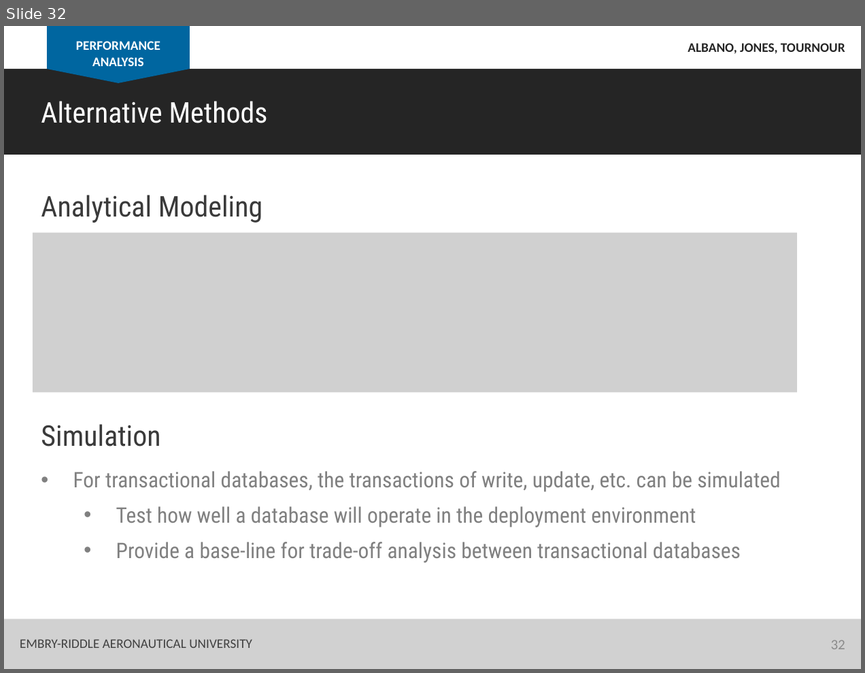
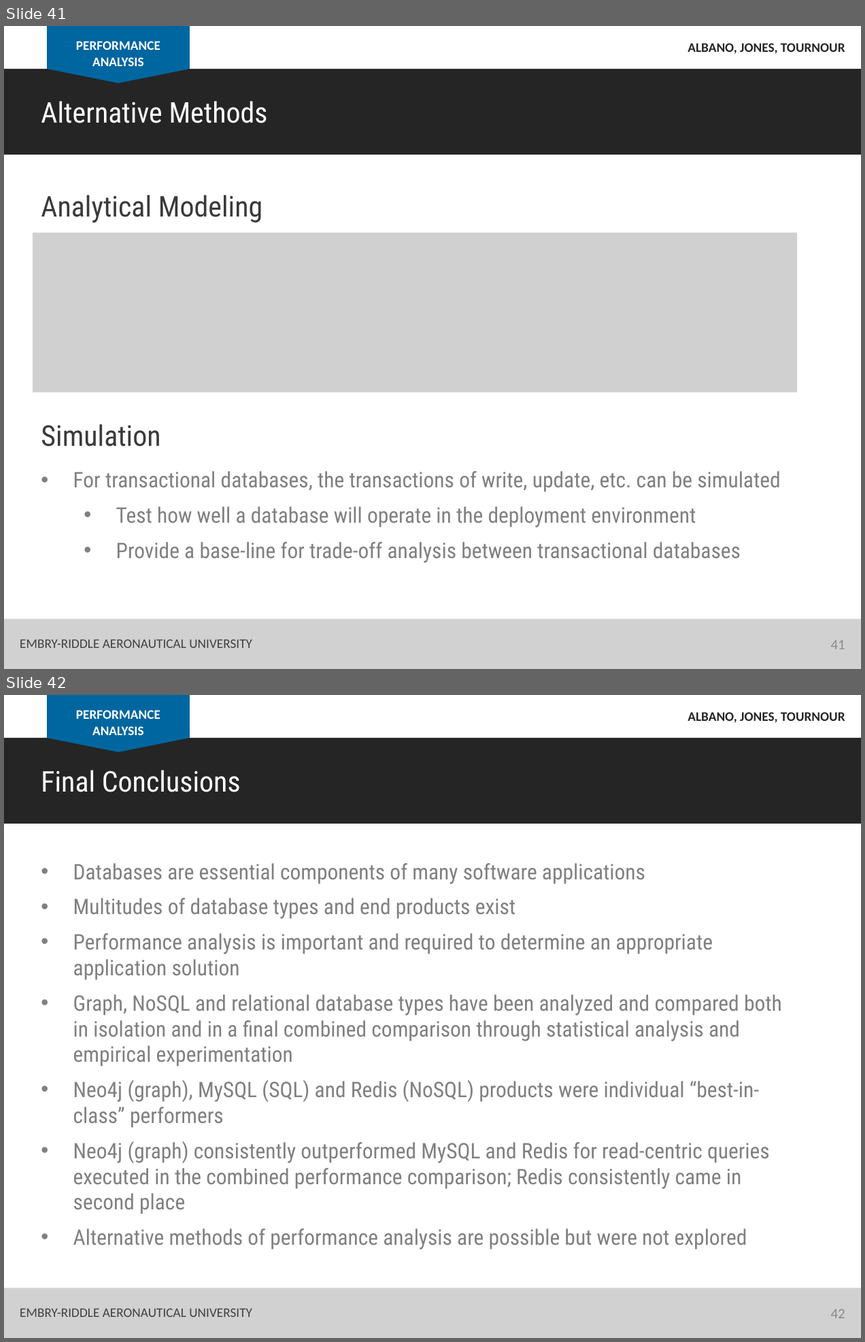
Before and after one commit to albanoj2/se655_final_project, a slide deck: docs/In_class_presentation.pptx. Shown one above the other, each under a label of ours: slide 32 before the commit, slides 41 and 42 after it. The pictures are 865x673 and 865x1342 pixels, drawn with LibreOffice and Linux fonts; fonts in the diff are those of the drawing; grey boxes stand for pictures. Boxes give left, top, right and bottom in pixels: in the first picture for what was removed or moved away, otherwise in the second. Text is boxed around its words. In the diff, an @@ line names an element or a change of style, - is before the commit and + after.

Commit message:
Finalized presentation

```diff
--- a/docs/In_class_presentation.pptx
+++ b/docs/In_class_presentation.pptx
@@ slide 42 added at (4,695,861,1338), background #FFFFFF @@
@@ rectangle added at (47,695,190,738), fill #0066A0 @@
@@ text added at (76,710,160,735), 11 pt, text #FFFFFF, bold @@
+PERFORMANCE ANALYSIS
@@ text added at (687,712,845,723), 11 pt, text #252525, bold @@
+ALBANO, JONES, TOURNOUR
@@ rectangle added at (4,738,861,824), fill #252525 @@
@@ triangle added at (47,738,190,752), fill #0066A0 @@
@@ text added at (41,770,241,792), 24 pt, text #FFFFFF @@
+Final Conclusions
@@ text added at (73,863,782,1249), 18 pt, text #808080 @@
+• Databases are essential components of many software applications
+• Multitudes of database types and end products exist
+• Performance analysis is important and required to determine an appropriate application solution
+• Graph, NoSQL and relational database types have been analyzed and compared both in isolation and in a final combined comparison through statistical analysis and empirical experimentation
+• Neo4j (graph), MySQL (SQL) and Redis (NoSQL) products were individual “best-in-class” performers
+• Neo4j (graph) consistently outperformed MySQL and Redis for read-centric queries executed in the combined performance comparison; Redis consistently came in second place
+• Alternative methods of performance analysis are possible but were not explored
@@ rectangle added at (4,1288,861,1338), fill #D1D1D1 @@
@@ text added at (20,1308,252,1317), 11 pt, text #404040 @@
+EMBRY-RIDDLE AERONAUTICAL UNIVERSITY
@@ page number added at (831,1308,845,1318), 12 pt, text #8C8C8C @@
+42
@@ what was slide 32 is now slide 41 @@
@@ page number at (831,640,845,649): text changed @@
-32
+41
```
Also in this commit, not shown: 7 slides changed, 9 other slides added.
